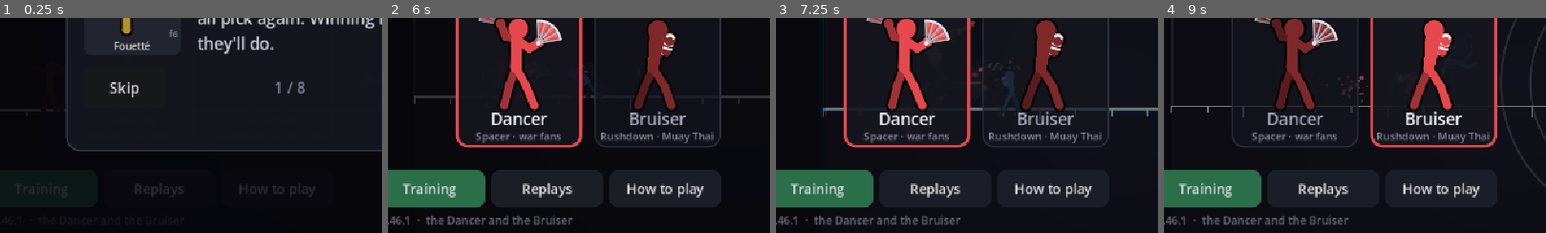
Above: before the commit, frames 1-4 (left to right).
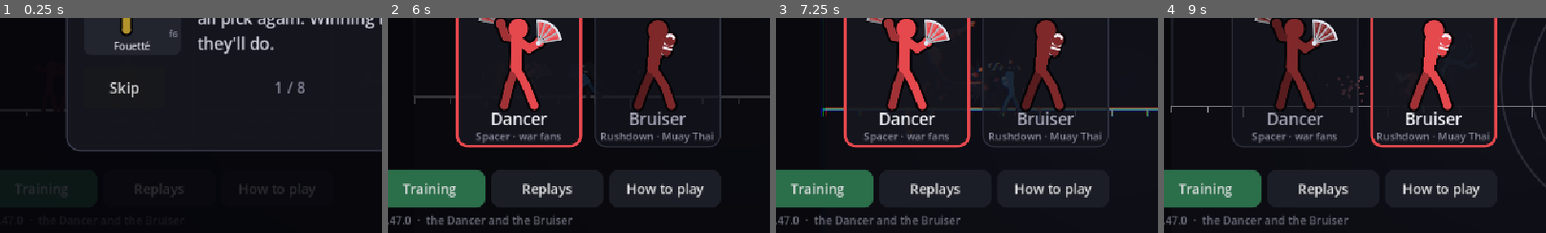
Above: after the commit, the same moments.

Repository: Veriduim/standoff
Game: Godot game, scene res://scenes/main.tscn
The game is run twice, just before and just after one commit, with the same random seed, the same clock (stepped at 60 frames per second) and the same inputs.
Inputs (mouse positions are % of the whole screen's width and height, from its top left):
- Up to frame 1 (0.25 s): no input
- Up to frame 2 (6 s): click "Easy" at 0.5 s; click "Easy" at 1.25 s; click "Normal" at 2 s; click "Normal" at 2.75 s; click "Replays" at 3.5 s; click "Replays" at 4.25 s; click "Replays" at 5 s; click "Skip" at 5.75 s
- Up to frame 3 (7.25 s): click (21, 62) at 6.5 s
- Up to frame 4 (9 s): click (40, 62) at 7.25 s; click "Style" at 8 s; click "Done" at 8.75 s
The pictures show only the part of the screen within x 4-54%, y 49-99%; the shares and areas given below are measured in that part.

The runs differ from the first frame. In frame 2, 0.1% of the frame differs, in the area x 2-6%, y 92-97%; in frame 3, less than 0.1%; in frame 4, less than 0.1%.

Commit message:
0.47.0: the animation and effects pass
Every move has its own drawings now, and the specials and supers hit hard:
- Tumbles and flips with a bending spine; being grabbed, splatted on the
  wall, pinned flat on the floor; taunt routines; the Bruiser's hand wraps.
- The Dancer's borrowed moves redrawn, with petals in her colour on her
  spins and fans; the Bruiser's after Muay Thai (clinch elbow, dumps, the
  catch, the elbow drop, the flying knee).
- Movement dust, hit sparks by kind of hit (cones, crescents, rings).
- Specials and supers exaggerated: deeper lunges, stretched strikes.
- Barrage rebuilt: five hooks with a dash in after each, carrying them a
  quarter of the stage, then the high cross that pins them to the floor
  and bounces them up.
- Bull Rush: set like a bull, the ram when it lands.
- Every hit freezes and shakes harder on the big moves; fewer after-images.

Co-Authored-By: Claude Opus 5.5 <noreply@anthropic.com>
Claude-Session: https://claude.ai/code/session_01R2BMJXrBvoYP4Xx7LuCm2G

Diff:
--- a/project.godot
+++ b/project.godot
@@ -11,7 +11,7 @@
 [application]
 
 config/name="Standoff"
-config/version="0.46.1"
+config/version="0.47.0"
 config/icon="res://assets/icon.png"
 run/main_scene="res://scenes/main.tscn"
 config/features=PackedStringArray("4.7", "GL Compatibility")
--- a/scripts/version.gd
+++ b/scripts/version.gd
@@ -2,4 +2,4 @@
 extends RefCounted
 ## The game's version - the home screen shows it, and lobbies list it (only the same version can play together).
 
-const TAG := "0.46.1"
+const TAG := "0.47.0"
Not shown, changed: export_presets.cfg
